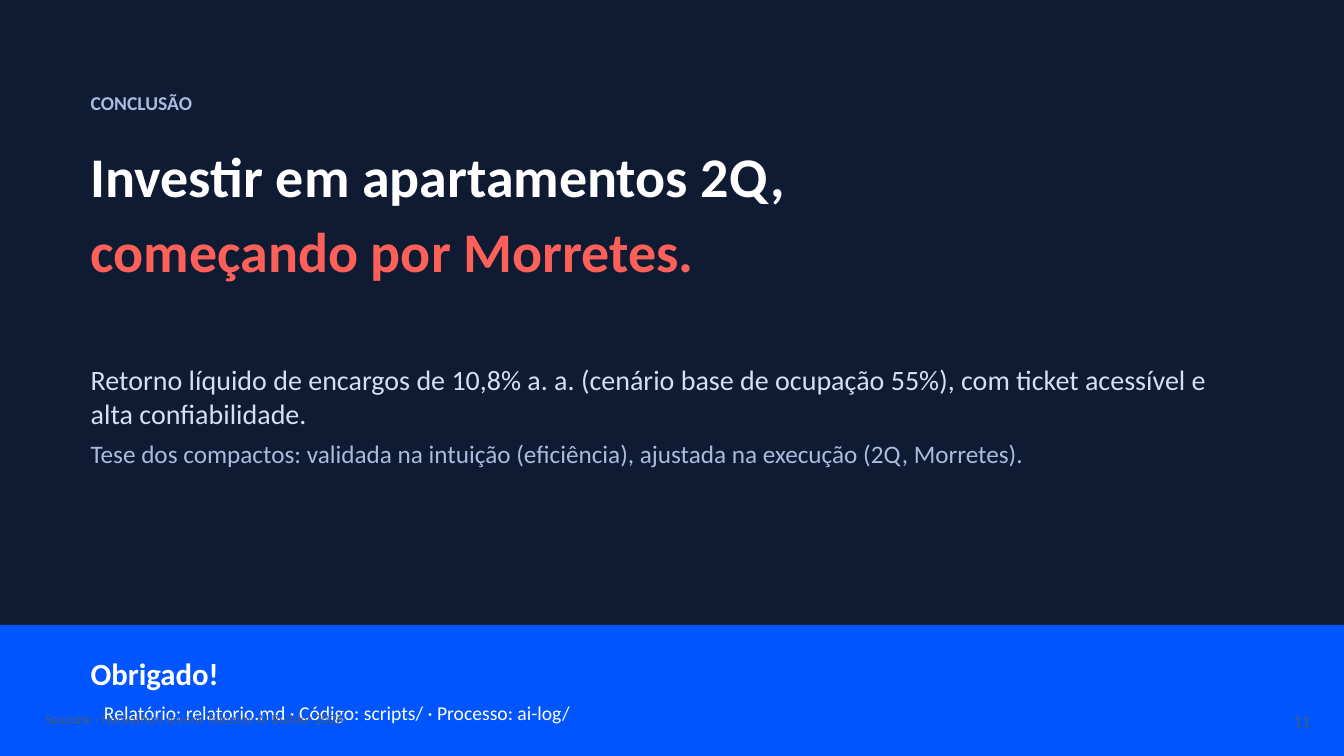
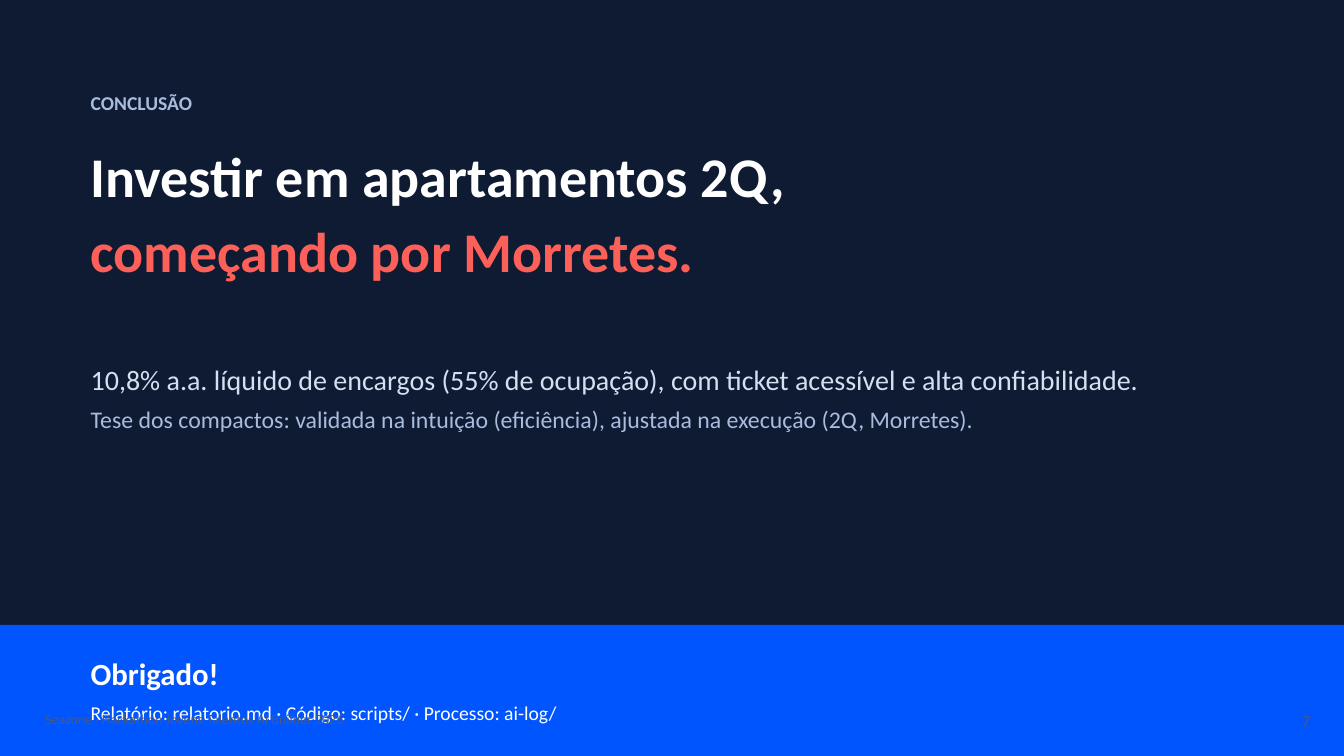
Before and after one commit to escalant-e/jt2026-ricardo-escalante, a slide deck: slide 7 of output/apresentacao_seazone_itapema.pptx (slide 11 before the commit). Drawn at 1344x756 pixels with LibreOffice and Linux fonts; fonts in the diff are those of the drawing. Boxes give left, top, right and bottom in pixels: in the first picture for what was removed or moved away, otherwise in the second. Text is boxed around its words. In the diff, an @@ line names an element or a change of style, - is before the commit and + after.

```diff
--- a/output/apresentacao_seazone_itapema.pptx
+++ b/output/apresentacao_seazone_itapema.pptx
@@ text at <box>91,369,1138,395</box>: text changed @@
-Retorno líquido de encargos de 10,8% a. a. (cenário base de ocupação 55%), com ticket acessível e alta confiabilidade.
+10,8% a.a. líquido de encargos (55% de ocupação), com ticket acessível e alta confiabilidade.
@@ text at <box>91,411,973,432</box>: size 18 to 17 pt in "Tese dos compactos: validada na intuição (eficiência), ..." @@
@@ text "Obrigado!" rewrapped from <box>91,663,569,724</box> to <box>91,663,556,724</box> @@
@@ text at <box>1302,716,1310,727</box>: text changed @@
-11
+7
```
Also in this commit, not shown: 5 other slides changed, 1 slide added, 5 slides removed, 1 other file.
